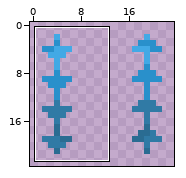
Edited in one commit: pixel-art sprite (lootplot.juice/assets/slot_visuals/point_up_slot_visual.png). Above, an overview of the earlier version with the close-up marked.
Close-up. First the earlier version:
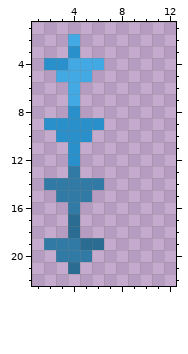
The file is 24x24 pixels. Shown: x 1..12, y 1..22. The commit also changed other parts of the picture, which this record leaves out.
The result:
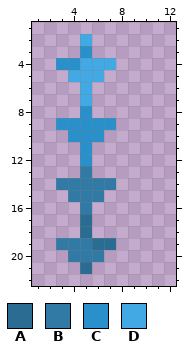
Palette (. is transparent): A #2a6c92  B #307aa5  C #2990cb  D #42a9e5
From old to new:
@@ x 1..12 @@
  1 ............
- 2 ...D........
- 3 ...C........
- 4 .CCDDD......
- 5 ..DDD.......
- 6 ...D........
- 7 ...D........
- 8 ...C........
- 9 .CCCCC......
-10 ..CCC.......
-11 ...C........
-12 ...C........
-13 ...B........
-14 .BBBBB......
-15 ..BBB.......
-16 ...B........
-17 ...A........
-18 ...A........
-19 .BBBAA......
-20 ..BBB.......
-21 ...A........
+ 2 ....D.......
+ 3 ....C.......
+ 4 ..CCDDD.....
+ 5 ...DDD......
+ 6 ....D.......
+ 7 ....D.......
+ 8 ....C.......
+ 9 ..CCCCC.....
+10 ...CCC......
+11 ....C.......
+12 ....C.......
+13 ....B.......
+14 ..BBBBB.....
+15 ...BBB......
+16 ....B.......
+17 ....A.......
+18 ....A.......
+19 ..BBBAA.....
+20 ...BBB......
+21 ....A.......
 22 ............
Pixel boxes of the changes (left, top, right, bottom) in both close-ups:
changed: (44, 34, 116, 274)
